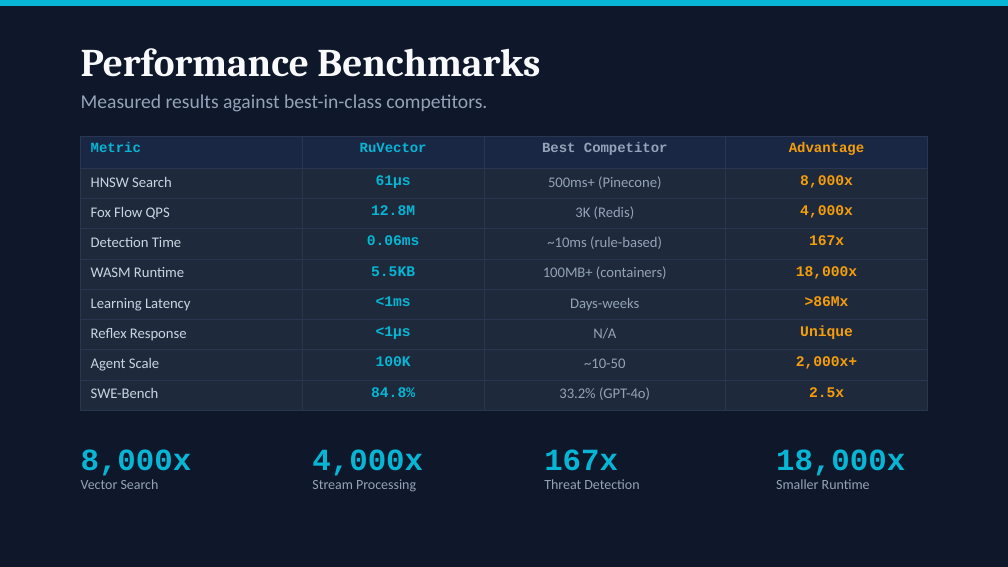
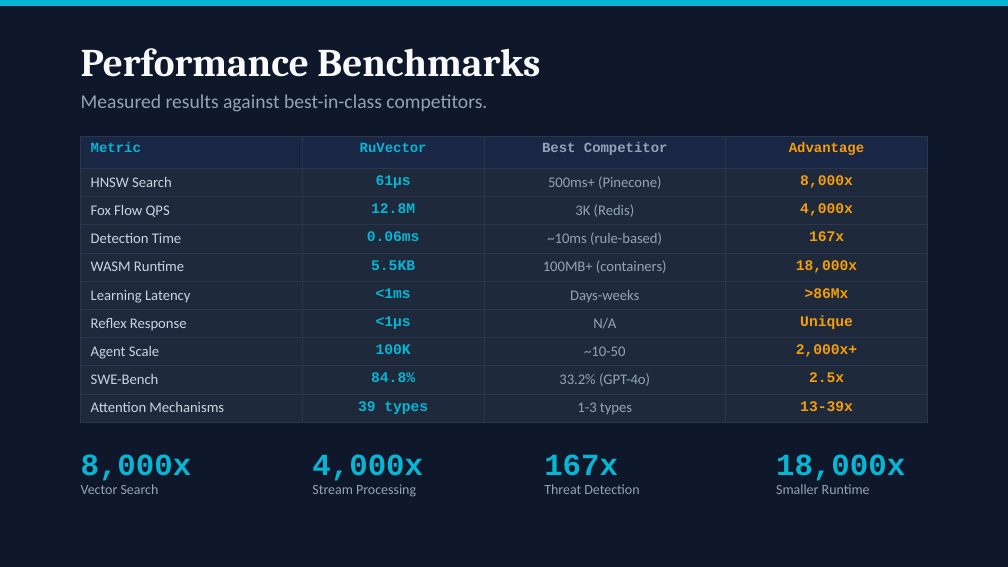
Before and after one commit to JLMA-Agentic-Ai/jlma-Ask-Ruvnet, a slide deck: slide 16 of docs/presentations/CTO-Deck-RuvNet-2026.pptx (slide 15 before the commit). Drawn at 1008x567 pixels with LibreOffice and Linux fonts; fonts in the diff are those of the drawing. Boxes give left, top, right and bottom in pixels: in the first picture for what was removed or moved away, otherwise in the second. Text is boxed around its words. In the diff, an @@ line names an element or a change of style, - is before the commit and + after.

```diff
--- a/docs/presentations/CTO-Deck-RuvNet-2026.pptx
+++ b/docs/presentations/CTO-Deck-RuvNet-2026.pptx
@@ table at bbox=[81, 136, 927, 418] @@
+row 10: Attention Mechanisms | 39 types | 1-3 types | 13-39x
@@ 8 texts: place and size @@
-8 texts at bbox=[81, 449, 905, 492]
+8 texts at bbox=[81, 454, 905, 497]
```
Also in this commit, not shown: 6 other slides changed, 2 slides added, 1 slide removed, 7 other files.
